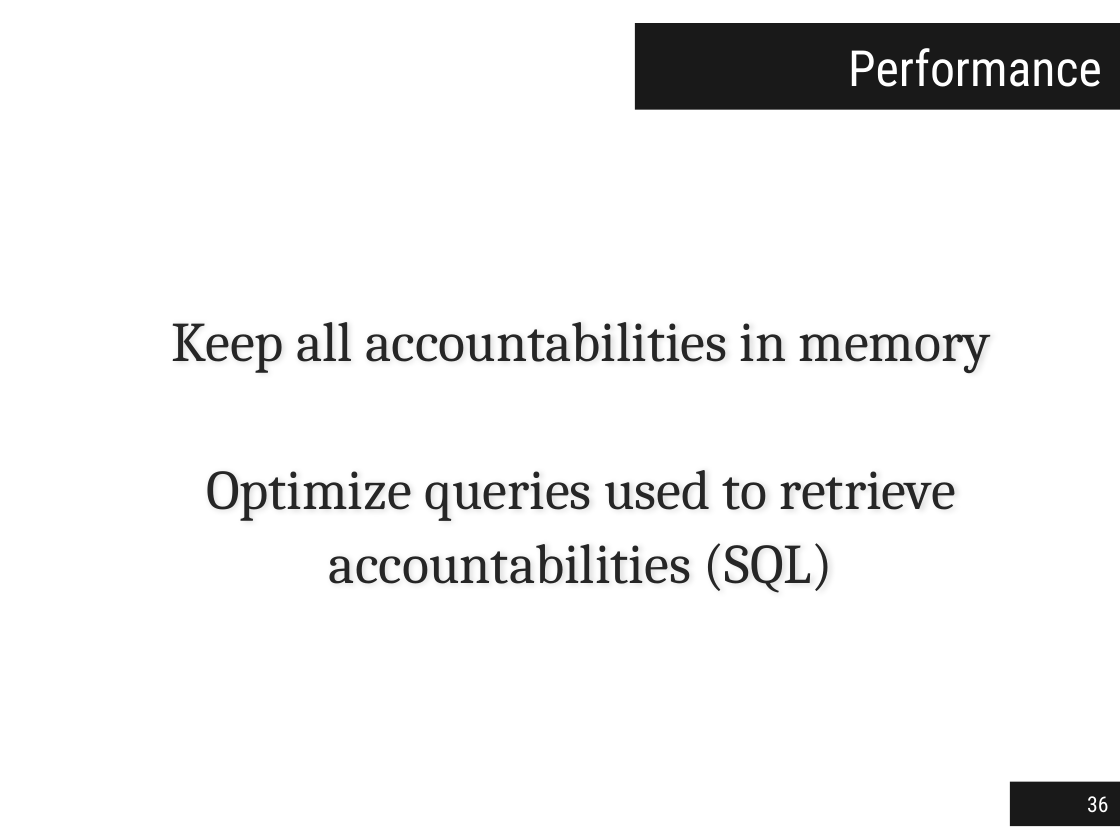
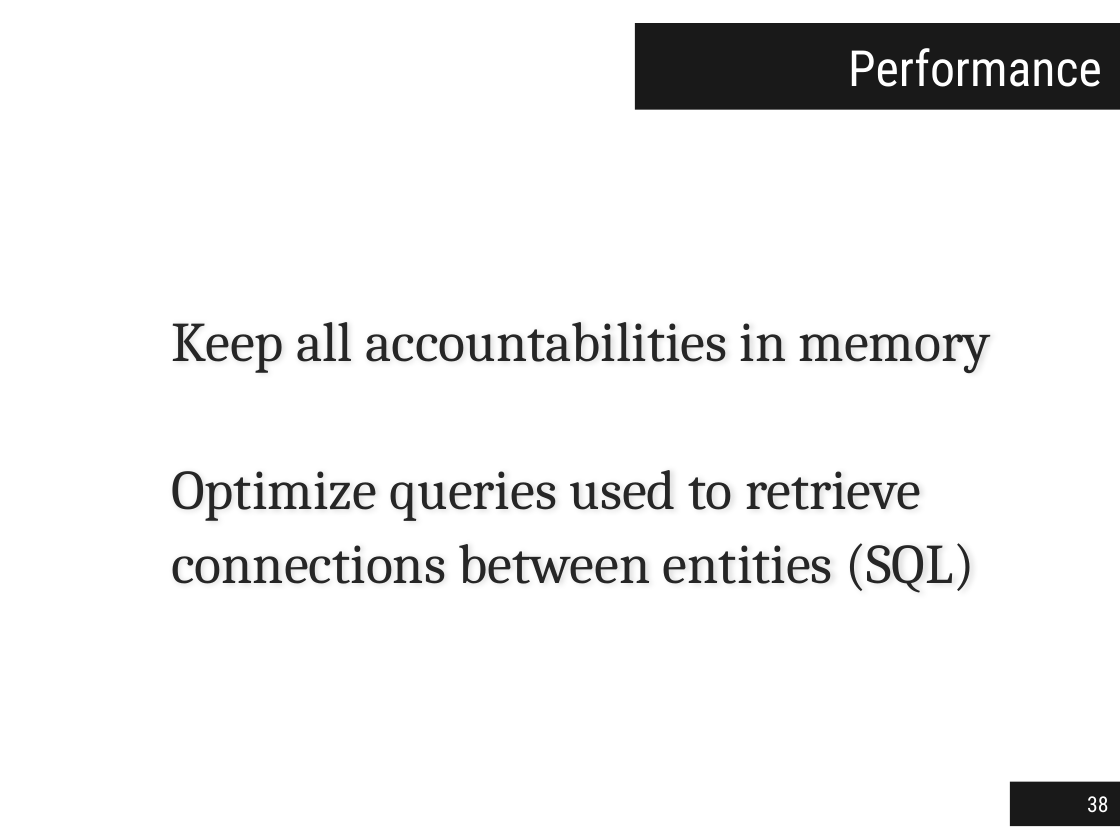
Before and after one commit to jgradim/thesis, a slide deck: slide 38 of presentations/jgradim-presentation.pptx (slide 36 before the commit). Drawn at 1120x840 pixels with LibreOffice and Linux fonts; fonts in the diff are those of the drawing. Boxes give left, top, right and bottom in pixels: in the first picture for what was removed or moved away, otherwise in the second. Text is boxed around its words. In the diff, an @@ line names an element or a change of style, - is before the commit and + after.

```diff
--- a/presentations/jgradim-presentation.pptx
+++ b/presentations/jgradim-presentation.pptx
@@ text at (171,470,975,593): text changed @@
-Optimize queries used to retrieve accountabilities (SQL)
+Optimize queries used to retrieve connections between entities (SQL)
@@ page number at (1087,796,1108,813): text changed @@
-36
+38
```
Also in this commit, not shown: 17 other slides changed, 3 slides added, 1 slide removed, 2 other files.
